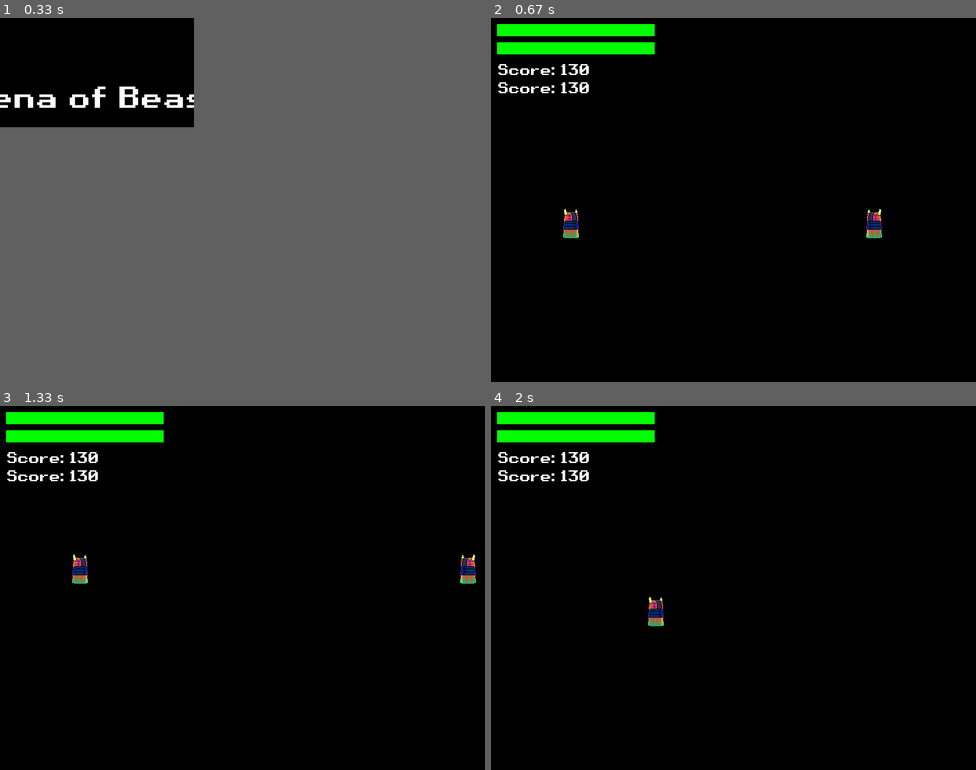
Above: before the commit, frames 1-4 (two rows, left to right).
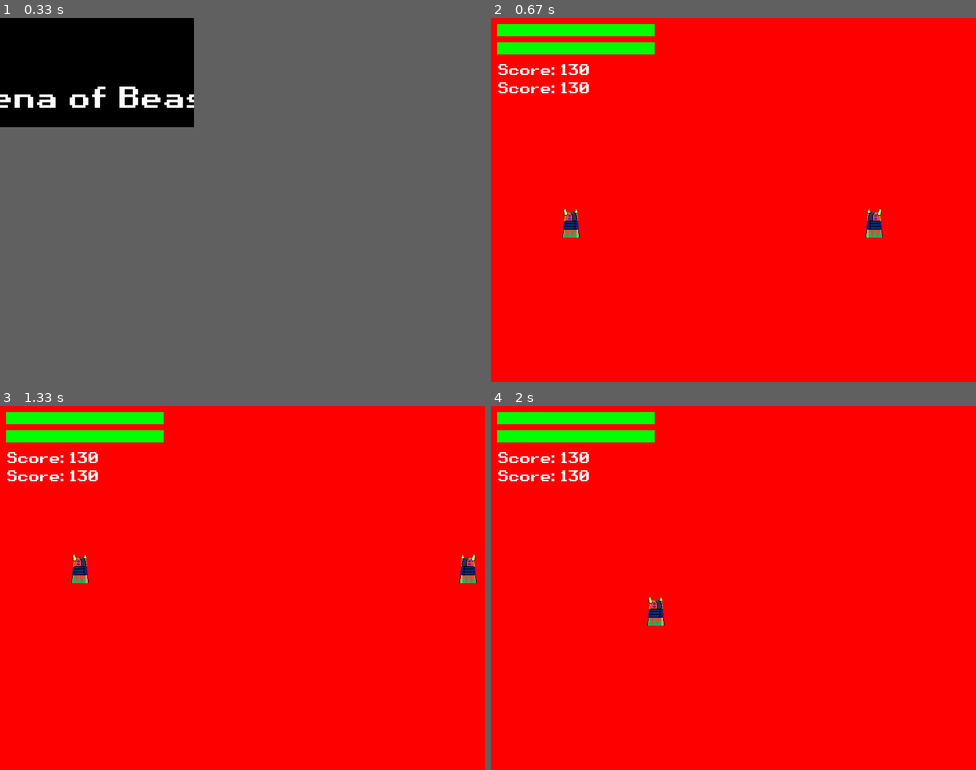
Above: after the commit, the same moments.

Repository: Khoa-Trinh/Area-of-Beast
Game: pygame game, started from src/main.py
Two runs of this game, one before a commit and one after it. Both use one fixed random seed, a clock stepped at 60 frames per second and the inputs below.
Inputs:
- Up to frame 1 (0.33 s): no input
- Up to frame 2 (0.67 s): tap Enter at 0.33 s
- Up to frame 3 (1.33 s): hold Right 0.67-1.13 s; hold Up from 1.17 s (still down); hold W from 1.17 s (still down)
- Up to frame 4 (2 s): release Up at 1.47 s; release W at 1.47 s; hold Right 1.5-1.97 s; hold D 1.5-1.97 s

Frame 1 is identical in both runs. In frame 2, 97% of the frame differs, in the area x 0-100%, y 0-100%; in frame 3, 97%; in frame 4, 97%.

Commit message:
Refactor Player class to simplify initialization and update hitbox logic; remove main.py

Diff:
--- a/main.py
+++ /dev/null
@@ -1,18 +0,0 @@
-import pygame as py
-import settings as st
-import sys
-
-py.init()
-
-screen = py.display.set_mode((st., py.RESIZABLE)
-
-running = True
-while running:
-    for event in py.event.get():
-        if event.type == py.QUIT:
-            running = False
-
-    screen.fill(("red"))
-    py.display.flip()
-py.clock.tick(60)
-py.quit()
--- a/src/characters/player.py
+++ b/src/characters/player.py
@@ -2,8 +2,16 @@
 from utils.constants import MAX_HEALTH, WALK_SPEED, SIT_SPEED
 
 class Player:
-    def __init__(self, x, y, controls):
-        self.rect = pygame.Rect(x, y, 50, 50)
+    def __init__(self, x, y):
+        self.sprites = {
+            'idle': pygame.image.load('assets/images/character1/idle.png'),
+            # 'walk': pygame.image.load('assets/images/character1/move_right.png'),
+            # 'attack': pygame.image.load('assets/images/character1/attack.png'),
+            # 'jump': pygame.image.load('assets/images/character1/jump.png'),
+            # 'sit': pygame.image.load('assets/images/character1/sit.png'),
+        }
+        size = self.sprites['idle'].get_size()
+        self.rect = pygame.Rect(x, y, size[0], size[1])
         self.health = MAX_HEALTH
         self.is_jumping = False
         self.is_sitting = False
@@ -13,15 +21,7 @@
         self.velocity_y = 0
         self.gravity = 0.5
         self.hitbox = pygame.Rect(x, y, 50, 50)  # Placeholder for hitbox
-        self.hurtbox = pygame.Rect(x, y, 50, 50)  # Placeholder for hurtbox
-        self.controls = controls
-        self.sprites = {
-            'idle': pygame.image.load('assets/images/character1/idle.png'),
-            # 'walk': pygame.image.load('assets/images/character1/move_right.png'),
-            # 'attack': pygame.image.load('assets/images/character1/attack.png'),
-            # 'jump': pygame.image.load('assets/images/character1/jump.png'),
-            # 'sit': pygame.image.load('assets/images/character1/sit.png'),
-        }
+        self.hurtbox = pygame.Rect(x, y, size[0], size[1])  # Placeholder for hurtbox
         self.current_sprite = self.sprites['idle']
         self.original_sprite = self.current_sprite  # Store the original sprite
         self.attack_frame = 0
@@ -91,6 +91,9 @@
 
     def draw(self, surface):
         surface.blit(self.current_sprite, (self.rect.x, self.rect.y))
+        pygame.draw.rect(surface, (255, 0, 0), self.hurtbox, 2)
+   # def render(self, surface, rect):
+   #     surface.blit(surface, (rect.x - camera.x, rect.y - camera.y))
 
     def face_direction(self, other_player):
         if self.rect.x > other_player.rect.x:
@@ -106,8 +109,9 @@
 
     def update_hitbox(self):
         # Update hitbox based on character's position and state
-        self.hitbox = self.rect.inflate(20, 20)  # Example hitbox size
+        self.hitbox = self.rect.inflate(20, 20)
+       # self.hitbox.topleft = self.rect.topleft  # Example hitbox size
 
     def update_hurtbox(self):
-        # Update hurtbox based on character's position and state
-        self.hurtbox = self.rect.inflate(-10, -10)  # Example hurtbox size
+          # Example hurtbox size
+        self.hurtbox.topleft=self.rect.topleft
--- a/src/game.py
+++ b/src/game.py
@@ -11,8 +11,8 @@
         pygame.display.set_caption("Arena of Beasts")
         self.clock = pygame.time.Clock()
         self.running = True
-        self.player1 = Player(100, 300, 'player1')
-        self.player2 = Player(600, 300, 'player2')
+        self.player1 = Player(100, 300)
+        self.player2 = Player(600, 300)
         self.input_handler = InputHandler()
         self.hud = HUD(self.screen, self.player1.health, self.player2.health)
 
@@ -62,7 +62,7 @@
         self.hud.opponent_health = self.player2.health
 
     def render(self):
-        self.screen.fill((0, 0, 0))  # Clear screen with black
+        self.screen.fill((255, 0, 0))  # Clear screen with black
         self.player1.draw(self.screen)
         self.player2.draw(self.screen)
         self.hud.draw()
